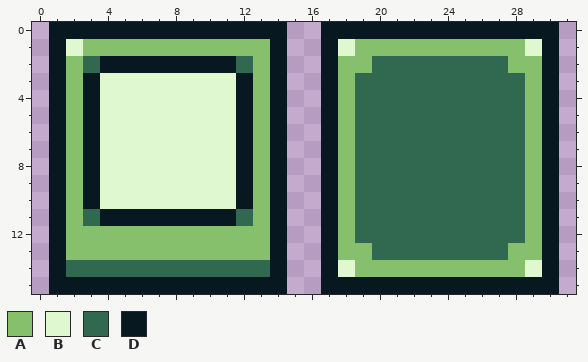
Edited in one commit: pixel-art file (Assets/CardGame/Sprites/card.aseprite). The first picture shows the starting point.
32x16 pixels, 1 frame.
Palette (. is transparent): A #86c06c  B #e0f8cf  C #306850  D #071821
Pixels before, first column x 1:
 0 DDDDDDDDDDDDDD..DDDDDDDDDDDDDD
 1 DBAAAAAAAAAAAD..DBAAAAAAAAAABD
 2 DACDDDDDDDDCAD..DAACCCCCCCCAAD
 3 DADBBBBBBBBDAD..DACCCCCCCCCCAD
 4 DADBBBBBBBBDAD..DACCCCCCCCCCAD
 5 DADBBBBBBBBDAD..DACCCCCCCCCCAD
 6 DADBBBBBBBBDAD..DACCCCCCCCCCAD
 7 DADBBBBBBBBDAD..DACCCCCCCCCCAD
 8 DADBBBBBBBBDAD..DACCCCCCCCCCAD
 9 DADBBBBBBBBDAD..DACCCCCCCCCCAD
10 DADBBBBBBBBDAD..DACCCCCCCCCCAD
11 DACDDDDDDDDCAD..DACCCCCCCCCCAD
12 DAAAAAAAAAAAAD..DACCCCCCCCCCAD
13 DAAAAAAAAAAAAD..DAACCCCCCCCAAD
14 DCCCCCCCCCCCCD..DBAAAAAAAAAABD
15 DDDDDDDDDDDDDD..DDDDDDDDDDDDDD
Now the later version:
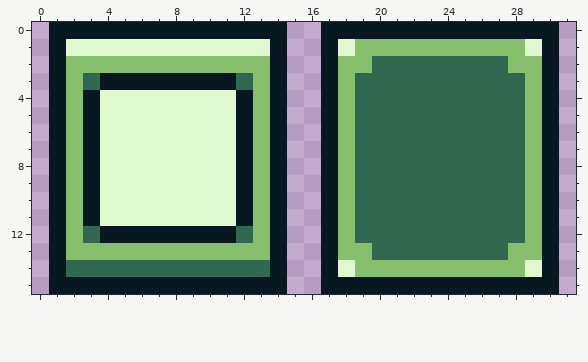
Log entry: Add card image preview during card game play
Edits made:
Changed rows in their new state; - is an unchanged pixel.
first column x 3:
 1 BBBBBBBBBBB
 2 AAAAAAAAAA-
 3 CDDDDDDDDC-
first column x 3:
11 DBBBBBBBBD
12 CDDDDDDDDC
